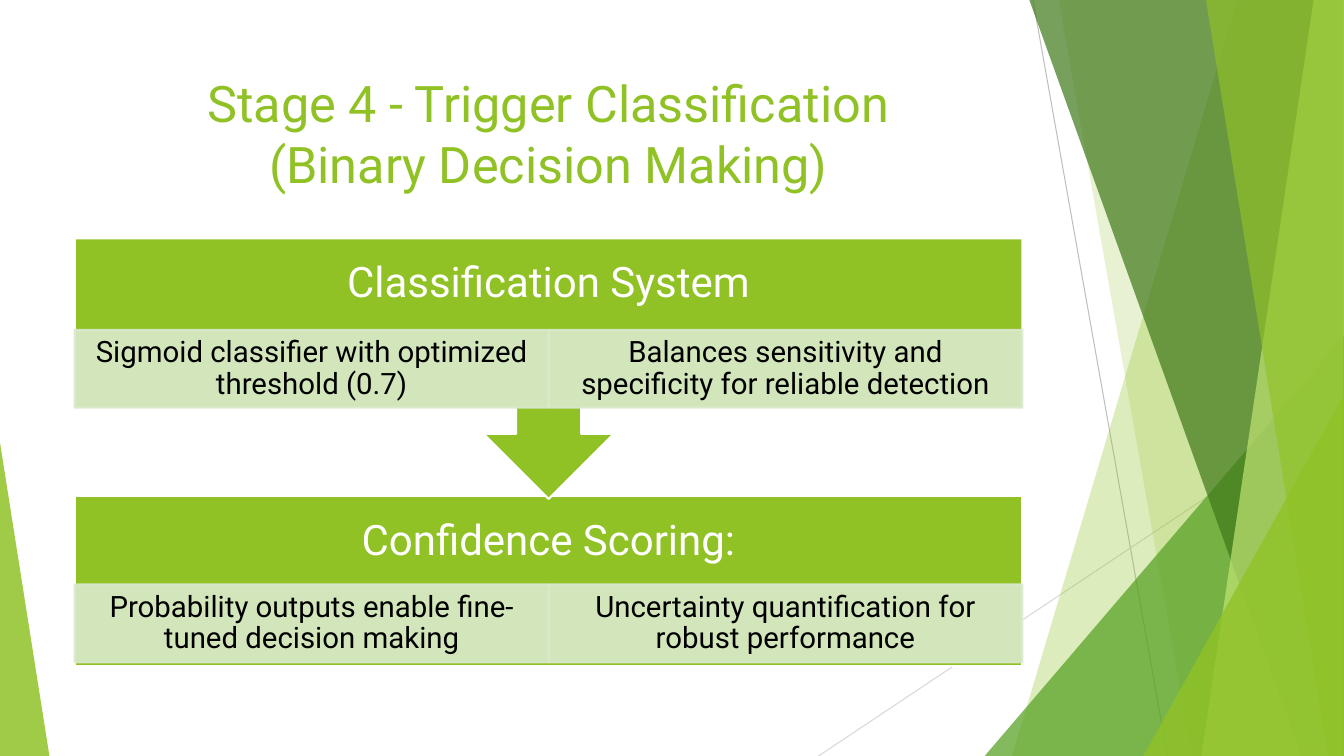
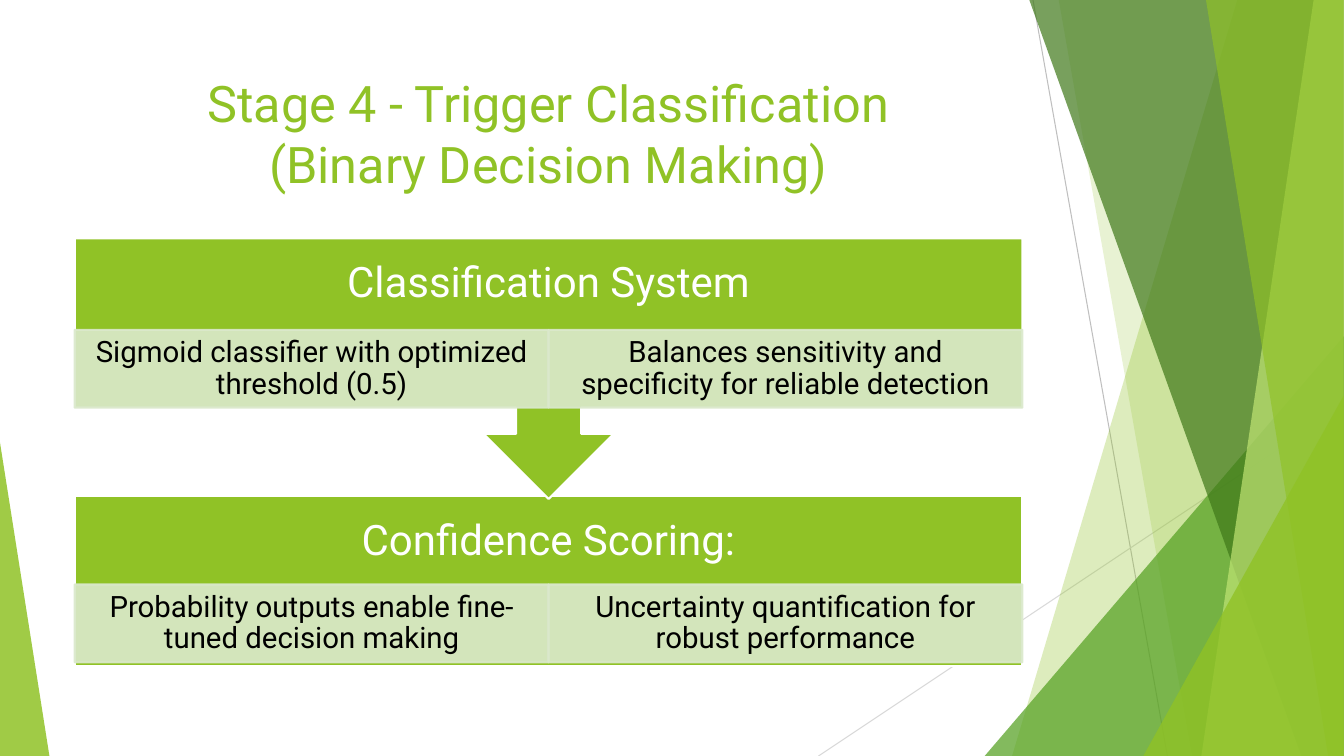
Before and after one commit to photoepilepsy/photoepilepsy.github.io, a slide deck: slide 8 of Presentation.pptx. Drawn at 1344x756 pixels with LibreOffice and Linux fonts; fonts in the diff are those of the drawing. Boxes give left, top, right and bottom in pixels: in the first picture for what was removed or moved away, otherwise in the second. Text is boxed around its words. In the diff, an @@ line names an element or a change of style, - is before the commit and + after.

```diff
--- a/Presentation.pptx
+++ b/Presentation.pptx
@@ text at (x1=96, y1=339, x2=527, y2=401): text changed @@
-Sigmoid classifier with optimized threshold (0.7)
+Sigmoid classifier with optimized threshold (0.5)
```
Also in this commit, not shown: 2 other slides changed.
